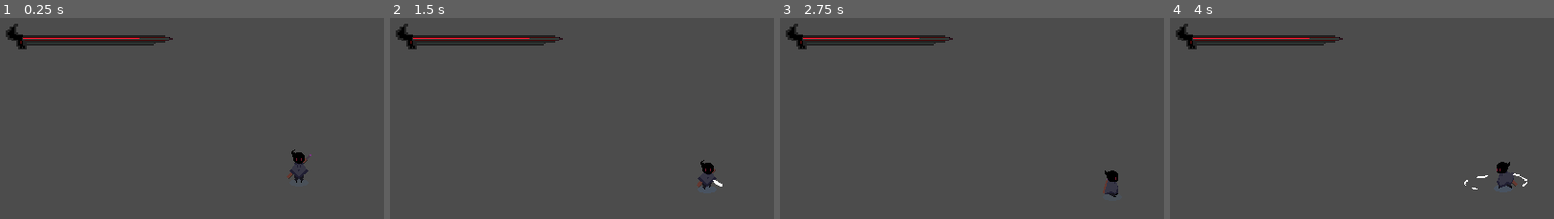
Above: before the commit, frames 1-4 (left to right).
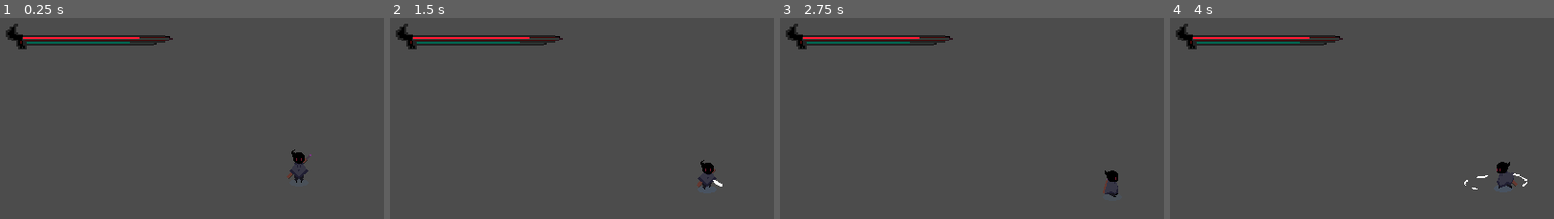
Above: after the commit, the same moments.

Repository: OpaaL1/shadow_gate_rpg
Game: Godot game, scene res://Scene/actors/player.tscn
The game is run twice, just before and just after one commit, with the same random seed, the same clock (stepped at 60 frames per second) and the same inputs.
Inputs (mouse positions are in pixels of both pictures, inside the frame that each line leads up to):
- Up to frame 1 (0.25 s): no input
- Up to frame 2 (1.5 s): tap Enter at 0.5 s; move the mouse to (outside the picture) at 0.52 s; hold D (ui_right) 0.53-1.28 s; click (outside the picture) at 0.6 s; move the mouse to (566, 196) at 1.27 s; hold S (ui_down) from 1.28 s (still down); click (566, 196) at 1.35 s
- Up to frame 3 (2.75 s): move the mouse to (1140, 104) at 2.02 s; release S (ui_down) at 2.03 s; hold D (ui_right) from 2.03 s (still down); click (1140, 104) at 2.1 s
- Up to frame 4 (4 s): move the mouse to (outside the picture) at 2.77 s; release D (ui_right) at 2.78 s; hold W (ui_up) 2.78-3.53 s; click (outside the picture) at 2.85 s; move the mouse to (outside the picture) at 3.52 s; hold A (ui_left) from 3.53 s (still down); click (outside the picture) at 3.6 s

The runs differ from the first frame. In frame 1, 0.4% of the frame differs, in the area x 5-45%, y 9-14%; in frame 2, 0.4%; in frame 3, 0.4%; in frame 4, 0.4%.

Commit message:
menambahkan stamina

Diff:
--- a/Scene/actors/player.tscn
+++ b/Scene/actors/player.tscn
@@ -1,10 +1,11 @@
-[gd_scene load_steps=71 format=3 uid="uid://bsrr8yqfhvut7"]
+[gd_scene load_steps=72 format=3 uid="uid://bsrr8yqfhvut7"]
 
 [ext_resource type="Script" uid="uid://cqjxvm74j8qc0" path="res://script/entities/player.gd" id="1_y8w33"]
 [ext_resource type="Texture2D" uid="uid://cnsmdw7oqtmas" path="res://assets/sprite/character attack-Sheet.png" id="2_58ae2"]
 [ext_resource type="Texture2D" uid="uid://bjp1a27oj2v4f" path="res://assets/sprite/Adventure-Sheet.png" id="2_xa75v"]
 [ext_resource type="Texture2D" uid="uid://chrdlqy77uuvm" path="res://assets/sprite/gui-Sheet.png" id="4_ivevv"]
 [ext_resource type="PackedScene" uid="uid://jjyce1xqtijg" path="res://Scene/ui/healtbar.tscn" id="5_r6jsd"]
+[ext_resource type="PackedScene" uid="uid://b0txeq415dott" path="res://Scene/ui/Stamina.tscn" id="6_7c1n6"]
 
 [sub_resource type="AtlasTexture" id="AtlasTexture_xa75v"]
 atlas = ExtResource("2_58ae2")
@@ -798,11 +799,19 @@
 sprite_frames = SubResource("SpriteFrames_vwcqk")
 
 [node name="Healtbar" parent="CanvasLayer" instance=ExtResource("5_r6jsd")]
+z_index = 0
 offset_left = 32.0
-offset_top = 32.0
+offset_top = 31.0
 offset_right = 185.0
 offset_bottom = 33.0
 theme_override_styles/background = SubResource("StyleBoxEmpty_ivevv")
 
+[node name="Stamina" parent="CanvasLayer" instance=ExtResource("6_7c1n6")]
+z_index = 0
+offset_left = 36.0
+offset_top = 36.0
+offset_right = 171.0
+offset_bottom = 38.0
+
 [connection signal="area_entered" from="AnimatedSprite2D/SwordHit" to="." method="_on_sword_hit_area_entered"]
 [connection signal="animation_finished" from="AnimationPlayer" to="." method="_on_animation_player_animation_finished"]
--- a/Scene/ui/Main_menu.tscn
+++ /dev/null
@@ -1,63 +0,0 @@
-[gd_scene load_steps=0 format=3 uid="uid://vsbk2rpko7qu"]
-
-[sub_resource type="StyleBoxFlat" id="StyleBoxFlat_siod4"]
-bg_color = Color(0.8879926, 0.88799256, 0.8879925, 1)
-border_width_left = 35
-border_width_right = 20
-corner_radius_top_left = 16
-corner_radius_top_right = 16
-corner_radius_bottom_right = 16
-corner_radius_bottom_left = 16
-shadow_size = 5
-shadow_offset = Vector2(0, 3.5)
-
-[node name="MainMenu" type="Control" unique_id=1477825234]
-layout_mode = 3
-anchors_preset = 15
-anchor_right = 1.0
-anchor_bottom = 1.0
-grow_horizontal = 2
-grow_vertical = 2
-
-[node name="Button" type="Button" parent="." unique_id=848556214]
-layout_mode = 1
-anchors_preset = 4
-anchor_top = 0.5
-anchor_bottom = 0.5
-offset_top = -38.5
-offset_right = 395.0
-offset_bottom = 38.5
-grow_vertical = 2
-theme_override_colors/font_color = Color(0, 0, 0, 1)
-theme_override_font_sizes/font_size = 30
-theme_override_styles/normal = SubResource("StyleBoxFlat_siod4")
-text = "START"
-
-[node name="Button2" type="Button" parent="." unique_id=452139946]
-layout_mode = 1
-anchors_preset = 4
-anchor_top = 0.5
-anchor_bottom = 0.5
-offset_top = 52.0
-offset_right = 395.0
-offset_bottom = 129.0
-grow_vertical = 2
-theme_override_colors/font_color = Color(0, 0, 0, 1)
-theme_override_font_sizes/font_size = 30
-theme_override_styles/normal = SubResource("StyleBoxFlat_siod4")
-text = "OPTION"
-
-[node name="Button3" type="Button" parent="." unique_id=263539055]
-layout_mode = 1
-anchors_preset = 4
-anchor_top = 0.5
-anchor_bottom = 0.5
-offset_left = -2.0
-offset_top = 149.0
-offset_right = 393.0
-offset_bottom = 226.0
-grow_vertical = 2
-theme_override_colors/font_color = Color(0, 0, 0, 1)
-theme_override_font_sizes/font_size = 30
-theme_override_styles/normal = SubResource("StyleBoxFlat_siod4")
-text = "EXIT"
--- /dev/null
+++ b/Scene/ui/Stamina.tscn
@@ -0,0 +1,53 @@
+[gd_scene load_steps=7 format=3 uid="uid://b0txeq415dott"]
+
+[ext_resource type="Script" uid="uid://c17tep5var50d" path="res://script/ui/stamina.gd" id="1_mde6q"]
+
+[sub_resource type="Theme" id="Theme_nb8fr"]
+
+[sub_resource type="StyleBoxEmpty" id="StyleBoxEmpty_nb8fr"]
+
+[sub_resource type="StyleBoxFlat" id="StyleBoxFlat_mde6q"]
+bg_color = Color(4.5724212e-07, 0.3994104, 0.31480184, 1)
+
+[sub_resource type="StyleBoxFlat" id="StyleBoxFlat_nb8fr"]
+bg_color = Color(0.06, 0.06, 0.06, 1)
+expand_margin_left = 1.0
+expand_margin_top = 1.0
+expand_margin_right = 1.0
+expand_margin_bottom = 1.0
+shadow_color = Color(0, 0, 0, 0.40784314)
+shadow_offset = Vector2(0, 1)
+
+[sub_resource type="StyleBoxFlat" id="StyleBoxFlat_k1je8"]
+bg_color = Color(1, 1, 1, 1)
+
+[node name="Stamina" type="ProgressBar"]
+z_index = 1
+offset_top = 1.0
+offset_right = 240.0
+offset_bottom = 4.0
+theme = SubResource("Theme_nb8fr")
+theme_override_styles/background = SubResource("StyleBoxEmpty_nb8fr")
+theme_override_styles/fill = SubResource("StyleBoxFlat_mde6q")
+value = 80.0
+show_percentage = false
+script = ExtResource("1_mde6q")
+
+[node name="StaminaBar" type="ProgressBar" parent="."]
+z_index = -1
+layout_mode = 1
+anchors_preset = 15
+anchor_right = 1.0
+anchor_bottom = 1.0
+grow_horizontal = 2
+grow_vertical = 2
+theme_override_styles/background = SubResource("StyleBoxFlat_nb8fr")
+theme_override_styles/fill = SubResource("StyleBoxFlat_k1je8")
+value = 90.0
+show_percentage = false
+
+[node name="Timer" type="Timer" parent="."]
+wait_time = 0.4
+one_shot = true
+
+[connection signal="timeout" from="Timer" to="." method="_on_timer_timeout"]
--- a/Scene/ui/healtbar.tscn
+++ b/Scene/ui/healtbar.tscn
@@ -22,6 +22,7 @@
 bg_color = Color(0.8431838, 0.8431839, 0.84318364, 1)
 
 [node name="Healtbar" type="ProgressBar"]
+z_index = 1
 offset_top = 2.0
 offset_right = 240.0
 offset_bottom = 4.0
--- /dev/null
+++ b/Script/ui/stamina.gd
@@ -0,0 +1,26 @@
+extends ProgressBar
+
+@onready var timer = $Timer
+@onready var stamina_bar = $StaminaBar
+
+var stamina = 0 : set = _set_stamina
+
+func _set_stamina(new_stamina):
+    var prev_stamina = stamina
+    stamina = min(max_value, new_stamina)
+    value = stamina
+
+    if stamina < prev_stamina:
+        timer.start()
+    else:
+        stamina_bar.value = stamina
+
+func init_stamina(_stamina):
+    stamina = _stamina
+    max_value = stamina
+    value = stamina
+    stamina_bar.max_value = stamina
+    stamina_bar.value = stamina
+
+func _on_timer_timeout() -> void:
+    stamina_bar.value = stamina
Not shown, changed: Scene/ui/Menu_utama.tscn
Not shown, added: Script/ui/stamina.gd.uid
